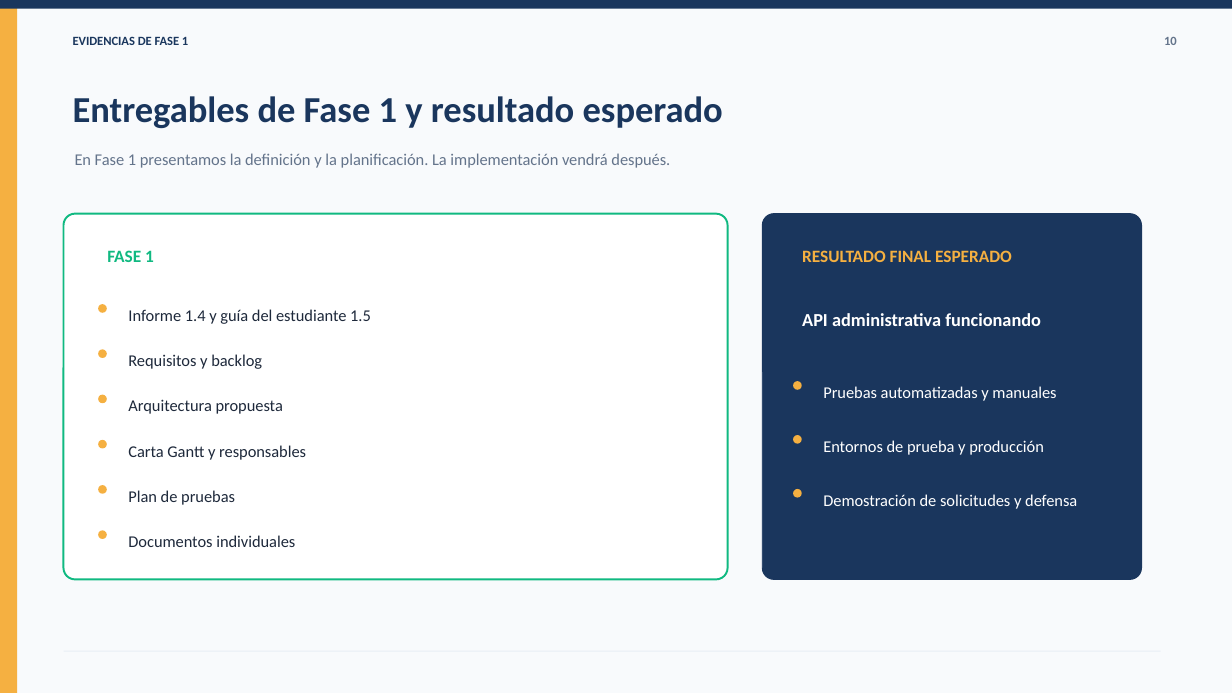
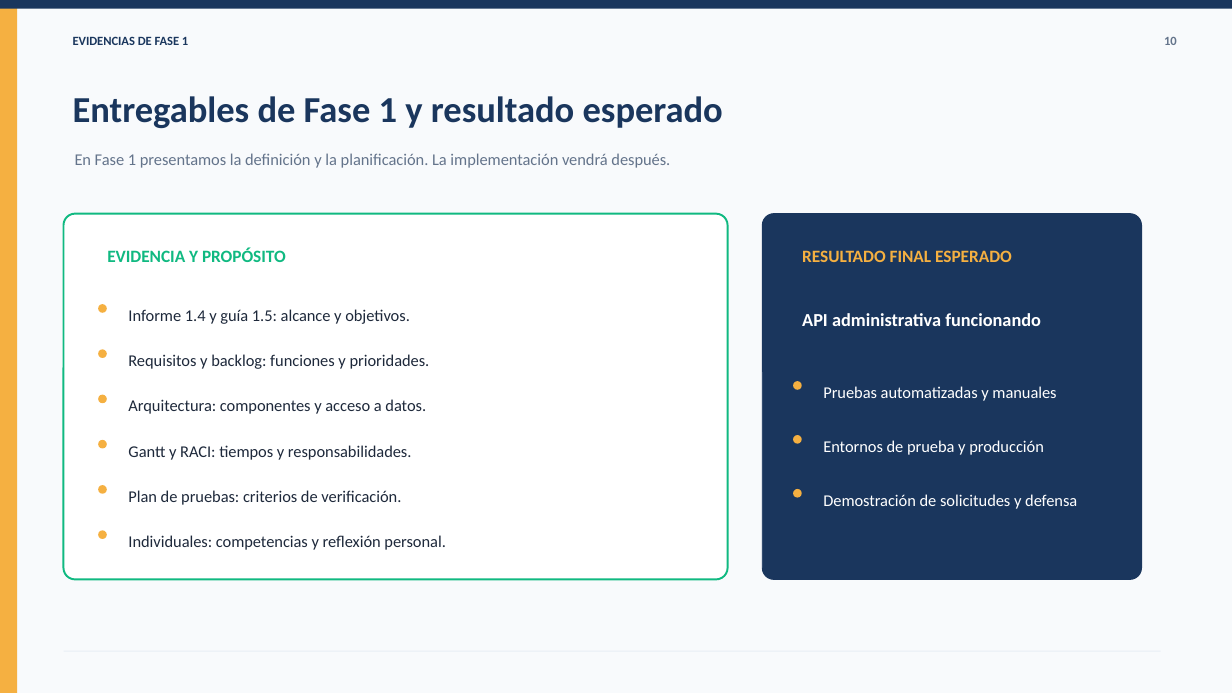
Before and after one commit to tsddds/Capstone_Aprueba-Administracion_Grupo8, a slide deck: slide 10 of Fase1/Evidencias_grupales/02_Presentacion_Proyecto_Fase1_Aprueba_Administracion.pptx. Drawn at 1232x693 pixels with LibreOffice and Linux fonts; fonts in the diff are those of the drawing. Boxes give left, top, right and bottom in pixels: in the first picture for what was removed or moved away, otherwise in the second. Text is boxed around its words. In the diff, an @@ line names an element or a change of style, - is before the commit and + after.

Commit message:
Simplifica evidencias de Fase 1 y actualiza PPT e individuales backend

```diff
--- a/Fase1/Evidencias_grupales/02_Presentacion_Proyecto_Fase1_Aprueba_Administracion.pptx
+++ b/Fase1/Evidencias_grupales/02_Presentacion_Proyecto_Fase1_Aprueba_Administracion.pptx
@@ text at (x1=107, y1=248, x2=286, y2=262): text changed @@
-FASE 1
+EVIDENCIA Y PROPÓSITO
@@ text at (x1=128, y1=309, x2=410, y2=324): text changed @@
-Informe 1.4 y guía del estudiante 1.5
+Informe 1.4 y guía 1.5: alcance y objetivos.
@@ text at (x1=128, y1=354, x2=430, y2=369): text changed @@
-Requisitos y backlog
+Requisitos y backlog: funciones y prioridades.
@@ text at (x1=128, y1=399, x2=426, y2=414): text changed @@
-Arquitectura propuesta
+Arquitectura: componentes y acceso a datos.
@@ text at (x1=128, y1=445, x2=412, y2=460): text changed @@
-Carta Gantt y responsables
+Gantt y RACI: tiempos y responsabilidades.
@@ text at (x1=128, y1=490, x2=401, y2=505): text changed @@
-Plan de pruebas
+Plan de pruebas: criterios de verificación.
@@ text at (x1=128, y1=535, x2=445, y2=550): text changed @@
-Documentos individuales
+Individuales: competencias y reflexión personal.
```
Also in this commit, not shown: 2 other slides changed, 32 other files.
